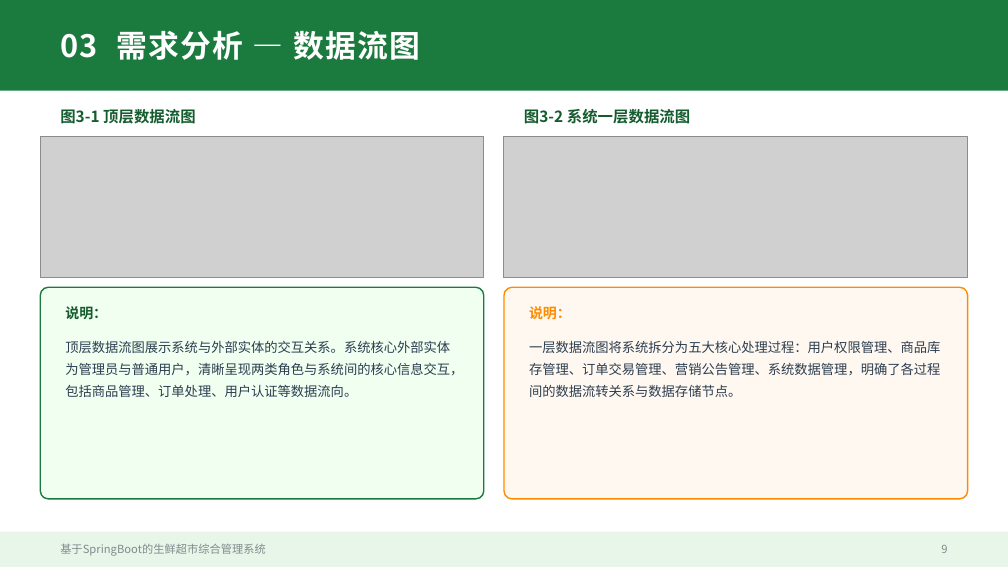
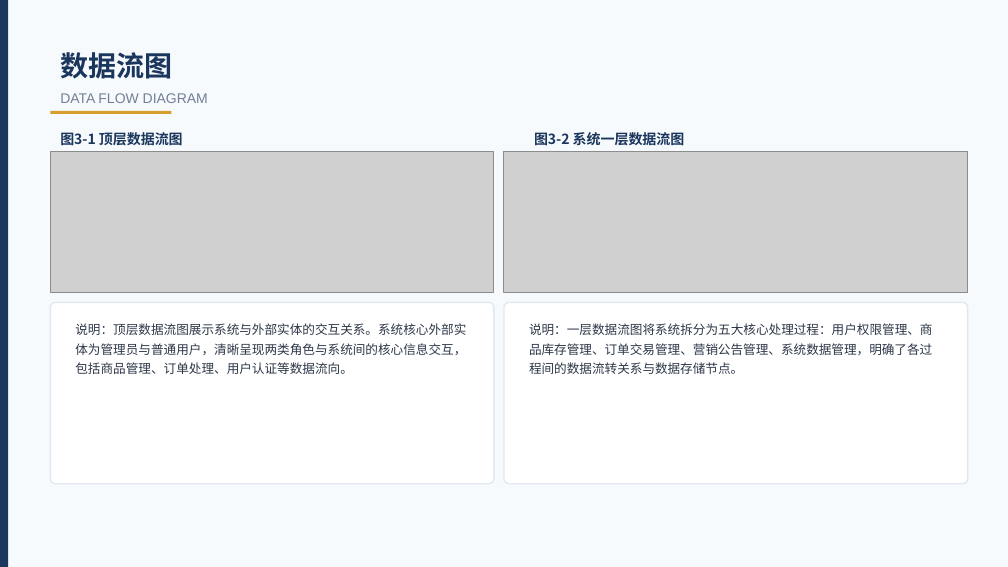
Before and after one commit to lvolk555/Trea--warehouse-, a slide deck: slide 10 of 生鲜超市综合管理系统_毕业答辩PPT.pptx (slide 9 before the commit). Drawn at 1008x567 pixels with LibreOffice and Linux fonts; fonts in the diff are those of the drawing; grey boxes stand for pictures. Boxes give left, top, right and bottom in pixels: in the first picture for what was removed or moved away, otherwise in the second. Text is boxed around its words. In the diff, an @@ line names an element or a change of style, - is before the commit and + after.

Commit message:
更新毕业答辩PPT - 采用深蓝色商务模板风格，添加学院信息

```diff
--- a/生鲜超市综合管理系统_毕业答辩PPT.pptx
+++ b/生鲜超市综合管理系统_毕业答辩PPT.pptx
@@ background #FFFFFF to #F7FAFC @@
@@ rectangle removed at (0, 0, 1008, 91) @@
@@ rectangle added at (0, 0, 8, 566), fill #1A365D @@
@@ text at (60, 52, 172, 79): text changed; size 22 to 20 pt; text colour #FFFFFF to #1A365D @@
-03 需求分析 — 数据流图
+数据流图
@@ rectangle added at (50, 111, 171, 114), fill #D69E2E @@
@@ text added at (60, 93, 208, 103), 10 pt, text #718096 @@
+DATA FLOW DIAGRAM
@@ text "图3-1 顶层数据流图": place and size @@
-text "图3-1 顶层数据流图" at (60, 106, 196, 126)
+text "图3-1 顶层数据流图" at (60, 130, 183, 148)
@@ text "图3-1 顶层数据流图" at (60, 130, 183, 148): size 11 to 10 pt, text colour #145C2E to #1A365D @@
@@ text "图3-2 系统一层数据流图" at (534, 132, 685, 146): size 11 to 10 pt, text colour #145C2E to #1A365D @@
@@ text "图3-2 系统一层数据流图": place and size @@
-text "图3-2 系统一层数据流图" at (524, 109, 690, 124)
+text "图3-2 系统一层数据流图" at (534, 132, 685, 146)
@@ picture: place and size @@
-picture at (40, 136, 484, 277)
+picture at (50, 151, 494, 292)
@@ picture: place and size @@
-picture at (504, 136, 968, 277)
+picture at (504, 151, 968, 292)
@@ rounded rectangle: place and size @@
-rounded rectangle at (40, 287, 484, 499)
+rounded rectangle at (50, 302, 494, 484)
@@ rounded rectangle at (50, 302, 494, 484): fill #F0FFF0 to #FFFFFF; outline #1B7A3D 1 pt to #E2E8F0 1 pt; proportions changed @@
@@ text removed at (65, 306, 107, 320) @@
-说明：
@@ text at (75, 323, 466, 374): text changed; size 9.5 to 9 pt; text colour #2C3E50 to #2D3748 @@
-顶层数据流图展示系统与外部实体的交互关系。系统核心外部实体为管理员与普通用户，清晰呈现两类角色与系统间的核心信息交互，包括商品管理、订单处理、用户认证等数据流向。
+说明：顶层数据流图展示系统与外部实体的交互关系。系统核心外部实体为管理员与普通用户，清晰呈现两类角色与系统间的核心信息交互，包括商品管理、订单处理、用户认证等数据流向。
@@ rounded rectangle: place and size @@
-rounded rectangle at (504, 287, 968, 499)
+rounded rectangle at (504, 302, 968, 484)
@@ rounded rectangle at (504, 302, 968, 484): fill #FFF8F0 to #FFFFFF; outline #FF8C00 1 pt to #E2E8F0 1 pt; proportions changed @@
@@ text at (529, 323, 933, 374): text changed; size 9.5 to 9 pt; text colour #2C3E50 to #2D3748 @@
-一层数据流图将系统拆分为五大核心处理过程：用户权限管理、商品库存管理、订单交易管理、营销公告管理、系统数据管理，明确了各过程间的数据流转关系与数据存储节点。
+说明：一层数据流图将系统拆分为五大核心处理过程：用户权限管理、商品库存管理、订单交易管理、营销公告管理、系统数据管理，明确了各过程间的数据流转关系与数据存储节点。
@@ text removed at (529, 306, 571, 320) @@
-说明：
@@ rectangle removed at (0, 532, 1008, 567) @@
@@ text removed at (60, 544, 265, 556) @@
-基于SpringBoot的生鲜超市综合管理系统
@@ text removed at (941, 545, 947, 553) @@
-9
```
Also in this commit, not shown: 12 other slides changed, 9 slides added, 11 slides removed.
